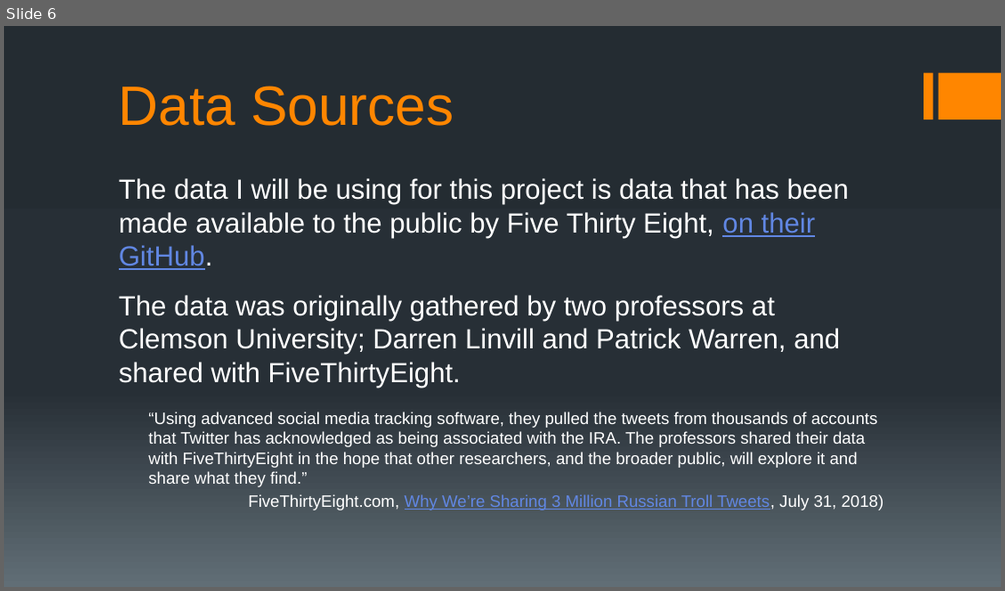
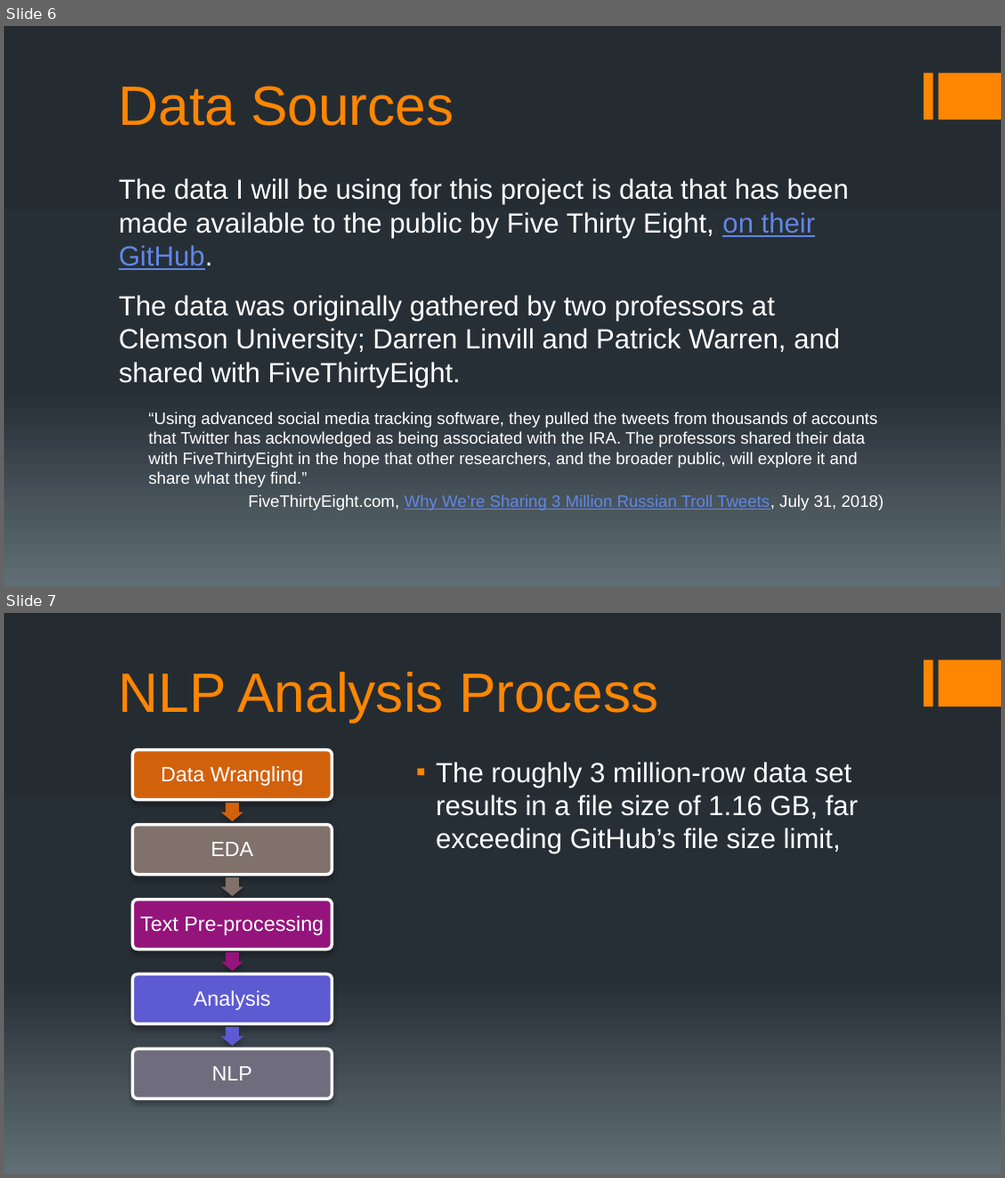
Before and after one commit to chudzikr/Capstone2, a slide deck: reports/Capstone2_Final_Report_Pres.pptx. Shown one above the other, each under a label of ours: slide 6 before the commit, slides 6 and 7 after it. The pictures are 1005x591 and 1005x1178 pixels, drawn with LibreOffice and Linux fonts; fonts in the diff are those of the drawing. Boxes give left, top, right and bottom in pixels: in the first picture for what was removed or moved away, otherwise in the second. Text is boxed around its words. In the diff, an @@ line names an element or a change of style, - is before the commit and + after.

Commit message:
text edits

```diff
--- a/reports/Capstone2_Final_Report_Pres.pptx
+++ b/reports/Capstone2_Final_Report_Pres.pptx
@@ slide 7 added at (4, 613, 1001, 1174), background gradient #242C33 to #273037 to #636D76; not listed: 2 template elements that a slide beside it also shows @@
@@ title added at (119, 672, 659, 722), 40 pt, text #FF8600 @@
+NLP Analysis Process
@@ text added at (436, 762, 858, 854), 20 pt, text #FFFFFF @@
+▪ The roughly 3 million-row data set results in a file size of 1.16 GB, far exceeding GitHub’s file size limit,
@@ group added at (132, 749, 332, 1098): 5 rounded rectangles, 5 texts, 4 right arrows @@
+Data Wrangling
+EDA
+Text Pre-processing
+Analysis
+NLP
```
Also in this commit, not shown: 2 slides changed, 9 other slides added, 1 slide removed, 1 other file.
